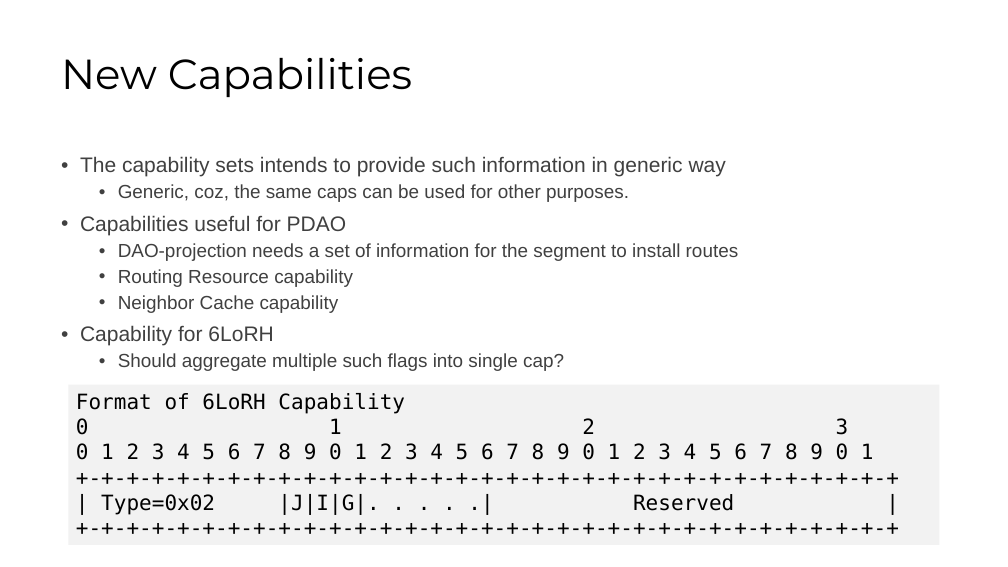
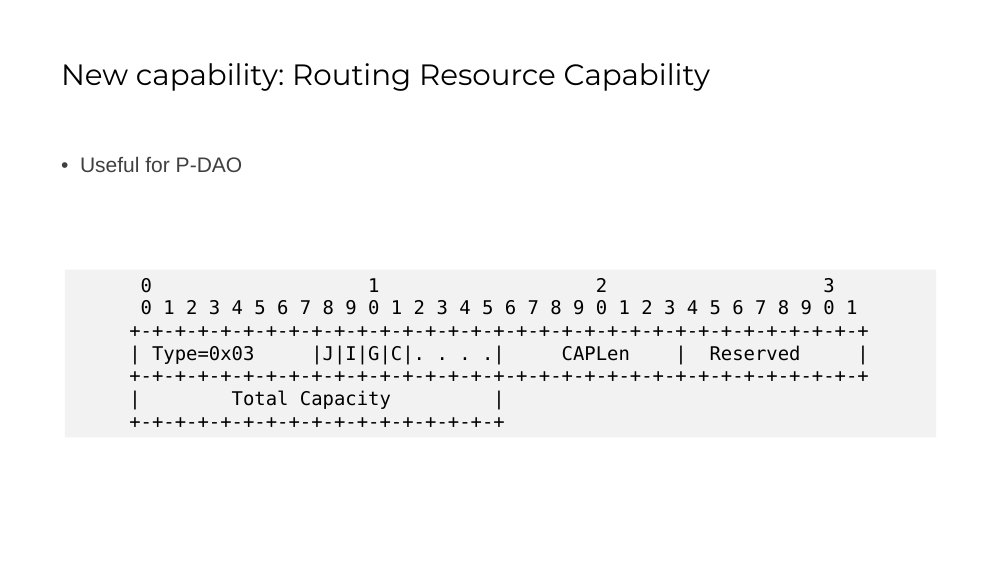
Before and after one commit to roll-wg/Capabilities, a slide deck: slide 8 of docs/CAPs-IETF107-Update.pptx (slide 6 before the commit). Drawn at 1008x567 pixels with LibreOffice and Linux fonts; fonts in the diff are those of the drawing. Boxes give left, top, right and bottom in pixels: in the first picture for what was removed or moved away, otherwise in the second. Text is boxed around its words. In the diff, an @@ line names an element or a change of style, - is before the commit and + after.

Commit message:
Capability Indicators added

```diff
--- a/docs/CAPs-IETF107-Update.pptx
+++ b/docs/CAPs-IETF107-Update.pptx
@@ title at [61,63,710,91]: text changed; size 40 to 28 pt @@
-New Capabilities
+New capability: Routing Resource Capability
@@ text at [80,156,243,172]: text changed; size 18 to 20 pt @@
-• The capability sets intends to provide such information in generic way
-  • Generic, coz, the same caps can be used for other purposes.
-• Capabilities useful for PDAO
-  • DAO-projection needs a set of information for the segment to install routes
-  • Routing Resource capability
-  • Neighbor Cache capability
-• Capability for 6LoRH
-  • Should aggregate multiple such flags into single cap?
+• Useful for P-DAO
@@ rectangle "0 1 2 3": place and size @@
-rectangle "0 1 2 3" at [69,385,940,545]
+rectangle "0 1 2 3" at [65,270,936,438]
@@ text in rectangle at [141,278,857,315]: size 20 to 18 pt in "0 1 2 3", "0 1 2 3 4 5 6 ...", "+-+-+-+-+-+-+-+-+-+-+-+-+-+-+-+-+-+-+-+-+-+-+-+-+-+-+-+-+-+- ...", "+-+-+-+-+-+-+-+-+-+-+-+-+-+-+-+-+-+-+-+-+-+-+-+-+-+-+-+-+-+- ..." @@
@@ text in rectangle at [152,345,801,365]: text changed; size 20 to 18 pt @@
-| Type=0x02 |J|I|G|. . . . .| Reserved |
+| Type=0x03 |J|I|G|C|. . . .| CAPLen | Reserved |
@@ text in rectangle at [76,393,405,414]: paragraph removed @@
-Format of 6LoRH Capability
@@ text in rectangle at [232,390,391,409]: paragraphs added @@
+| Total Capacity |
++-+-+-+-+-+-+-+-+-+-+-+-+-+-+-+-+
```
Also in this commit, not shown: 4 other slides changed, 2 slides added, 1 other file.
